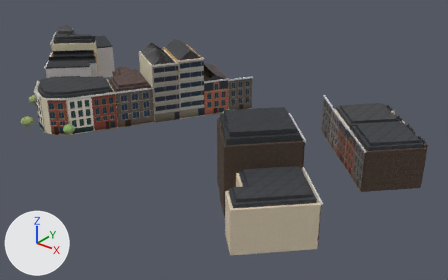
The glTF model viewer/districts/2020-kiel/chunks/c_0_-5.glb, before and after one commit.
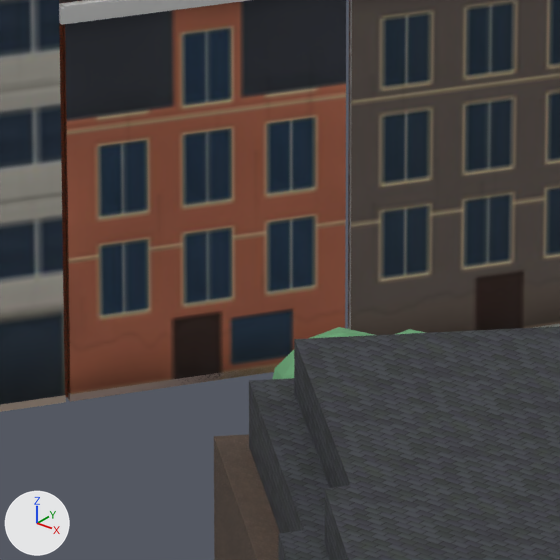
The first picture shows the older version from a 50 mm lens placed at (301.7, -1152.0, 68.1), pointed at (214.6, -1043.0, 0.6). The close-ups show the older and then the newer version on the part from 44% to 55% of the width and 29% to 46% of the height of that picture. Only the edits that show in the close-ups are written down. Lighting does not change. The marker at lower left points along +X, +Y and +Z. Where no turn or scale is listed for an object, it has been applied to the vertices.

In view in the first close-up: 'bldg_324206729', 'bldg_324206729_roof_a', 'bldg_324206729_roof_b', 'bldg_519898735_facade0', 'bldg_519898736', 'bldg_519898736_facade0', 'bldg_519898737_facade0', 'tree_3403'.
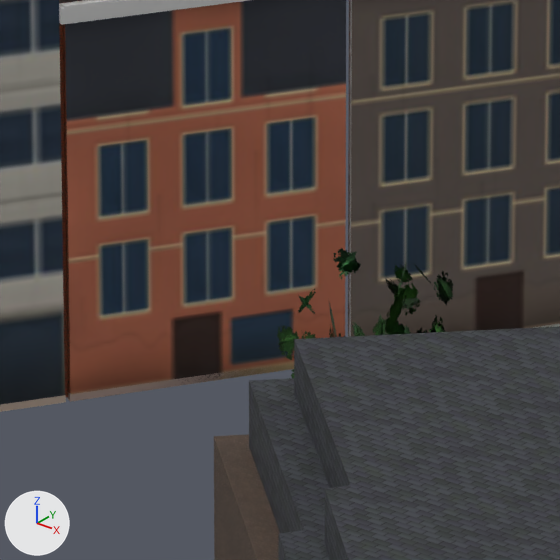
Diff of the bpy script that builds the scene:
```diff
--- a/viewer/districts/2020-kiel/chunks/c_0_-5.glb.py
+++ b/viewer/districts/2020-kiel/chunks/c_0_-5.glb.py
@@ img_leaf_atlas @@
+img_leaf_atlas = load_image('leaf_atlas', '_unpacked/leaf_atlas', 512, 512, 'sRGB')
@@ mat_canopy_tree @@
+mat_canopy_tree = bpy.data.materials.new('canopy_tree')
+# uses the picture img_leaf_atlas
@@ me_tree_irregular_mature @@
+me_tree_irregular_mature.from_pydata(...)  # 534 vertices, 310 faces; spans x -2.55..2.48, y -1.88..2.41, z -5.73..5.73
+me_tree_irregular_mature.materials.append(mat_canopy_tree)
@@ ob_tree_3403 @@
-ob_tree_3403 = bpy.data.objects.new('tree_3403', me_tree_irregular_0)
-ob_tree_3403.location = (216.24, -1042.46, 4.82)
@@ ob_tree_3445 @@
+ob_tree_3445 = bpy.data.objects.new('tree_3445', me_tree_irregular_mature)
+ob_tree_3445.location = (216.24, -1042.44, 5.73)
```

What differs and where, as boxes (x1, y1, x2, y2) in the close-ups (560 x 560 px):
'tree_3445', added: after (277, 248, 453, 379)
'tree_3403', deleted: before (273, 327, 425, 379)
